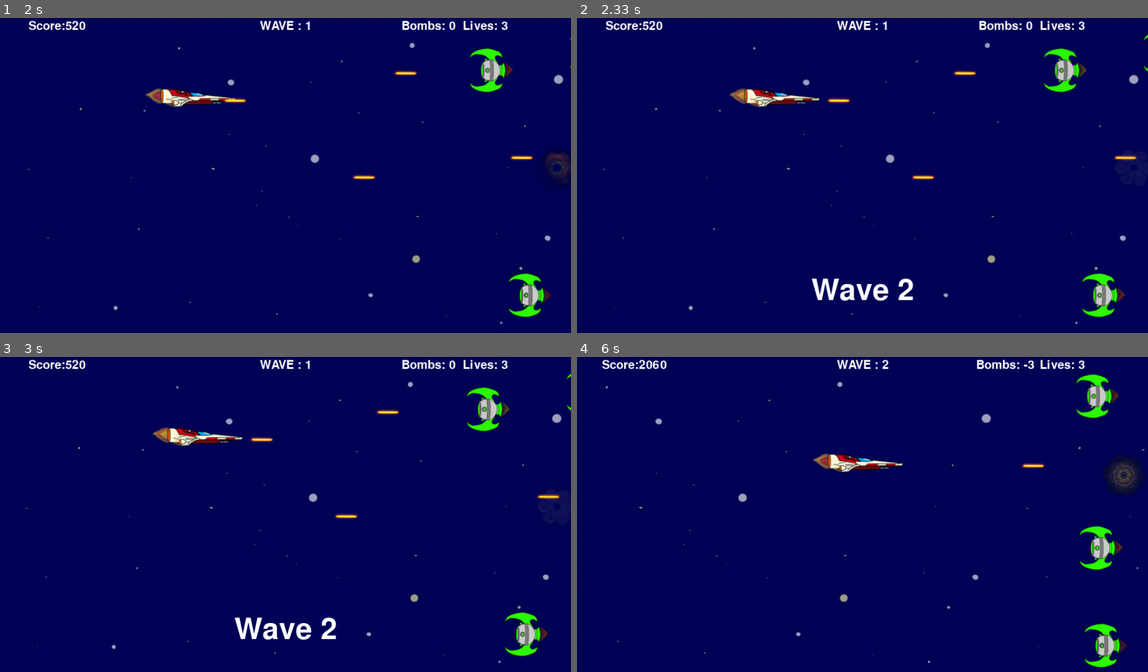
Above: before the commit, frames 1-4 (two rows, left to right).
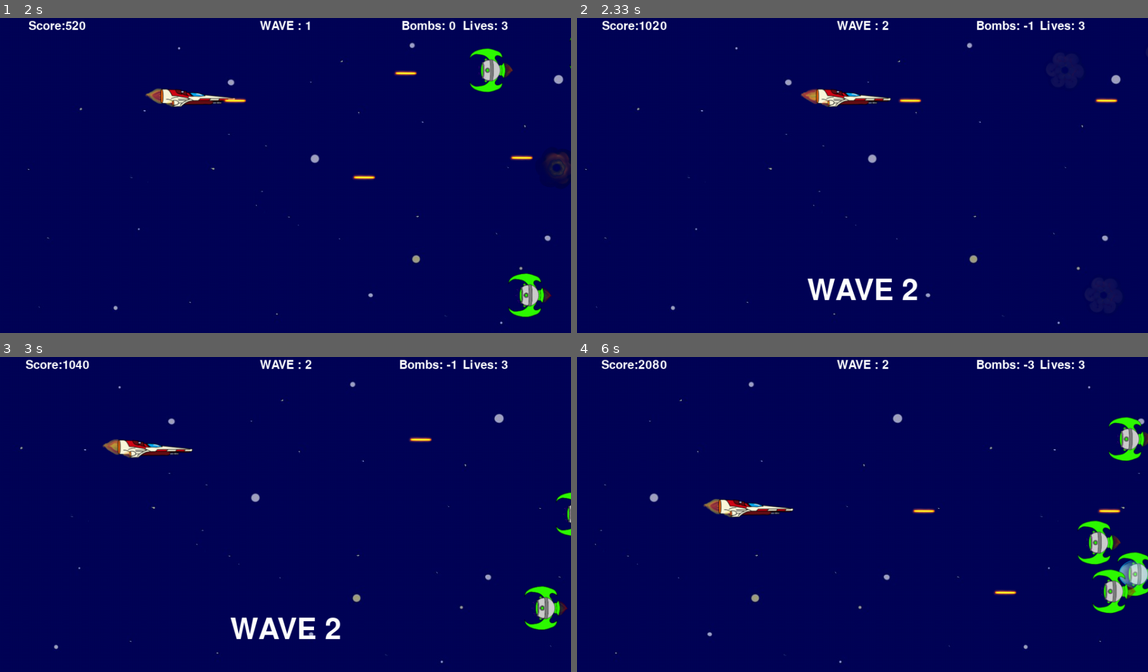
Above: after the commit, the same moments.

Repository: Demi-hero/UoN_Game_Project
Game: pygame game, started from Main.py
Two runs of this game, one before a commit and one after it. Both use one fixed random seed, a clock stepped at 60 frames per second and the inputs below.
Inputs:
- Up to frame 1 (2 s): tap Space at 0.33, 1.07, 1.37, 1.62, 1.95 s; tap B at 0.67 s; hold Right 1-1.47 s; hold Up 1.55-1.85 s; hold Right from 1.88 s (still down)
- Up to frame 2 (2.33 s): keep holding Right; tap B at 2.03 s; tap Space at 2.25 s
- Up to frame 3 (3 s): release Right at 2.35 s; hold Left 2.38-2.92 s; tap Space at 2.45, 2.75 s; hold Down from 2.95 s (still down)
- Up to frame 4 (6 s): tap Space at 3.02, 3.35, 3.65, 3.78, 4.18, 4.48, 4.85, 5.25, 5.55, 5.75 s; release Down at 3.25 s; hold Left 3.28-3.68 s; tap B at 3.43, 4.93 s; hold Up 3.72-4.08 s; hold Right 4.12-4.75 s; hold Down 4.78-5.15 s; hold Left 5.18-5.65 s; hold Right from 5.68 s (still down)

Frame 1 is identical in both runs. In frame 2, 4.2% of the frame differs, in the area x 1-100%, y 0-98%; in frame 3, 4.8%; in frame 4, 5.8%, in the area x 3-100%, y 0-99%.

Commit message:
Better new wave message

Diff:
--- a/Main.py
+++ b/Main.py
@@ -23,6 +23,7 @@
         self.wavenum = 1
         self.BASE_count = 10
         self.alien_count = self.BASE_count
+        self.new_wave = False
         # basics game needs to run
         self.white = (255, 255, 255)
         self.clock = pyg.time.Clock()
@@ -91,9 +92,8 @@
                 # alien_count gets higher and more aliens are on screen as waves increase
                 if (self.alien_count <= 0) and (len(self.aliens) == 0):
                     self.wavenum += 1
-                    self.message_display("Wave {}".format(self.wavenum), 0.85)
-                    pyg.display.update()
-                    time.sleep(1.5)
+                    self.new_wave = True
+                    new_timer = pyg.time.get_ticks()
                     self.alien_count = self.BASE_count + self.wavenum*5
                     if self.wavenum % 4 == 0:
                         self.lives += 1
@@ -121,6 +121,11 @@
                 self.message_display("Lives: {}".format(self.lives), 0.025, .85, 20)
                 self.message_display("Bombs: {}".format(self.bombs), 0.025, .75, 20)
                 self.message_display("WAVE : {}".format(self.wavenum), 0.025, font_size=20)
+                # displays message on new wave
+                if self.new_wave:
+                    self.message_display("WAVE {}".format(self.wavenum), 0.85)
+                    if pyg.time.get_ticks() - new_timer > 2000:
+                        self.new_wave = False
                 # if out of lives - game over (see eventhandler)
                 if self.lives < 1:
                     self.gameover(self.Board, self.player, self.Files["scores"])
